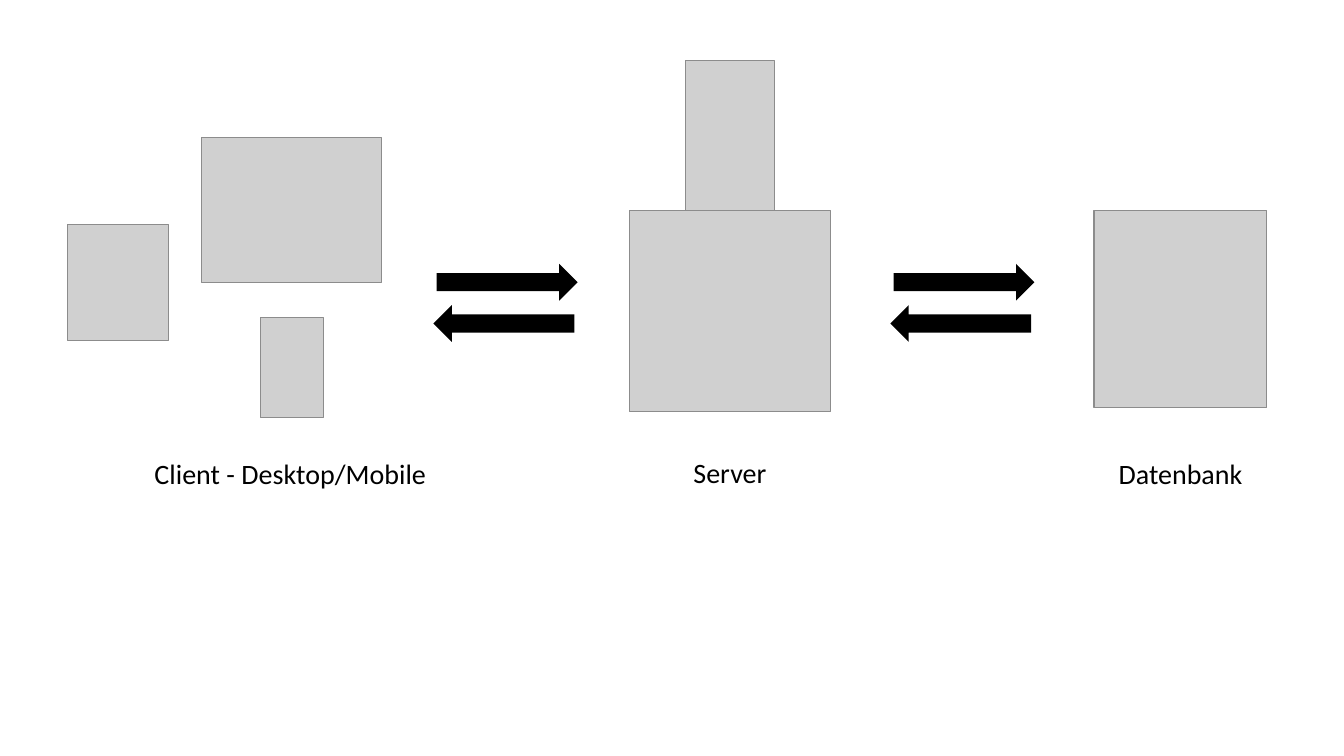
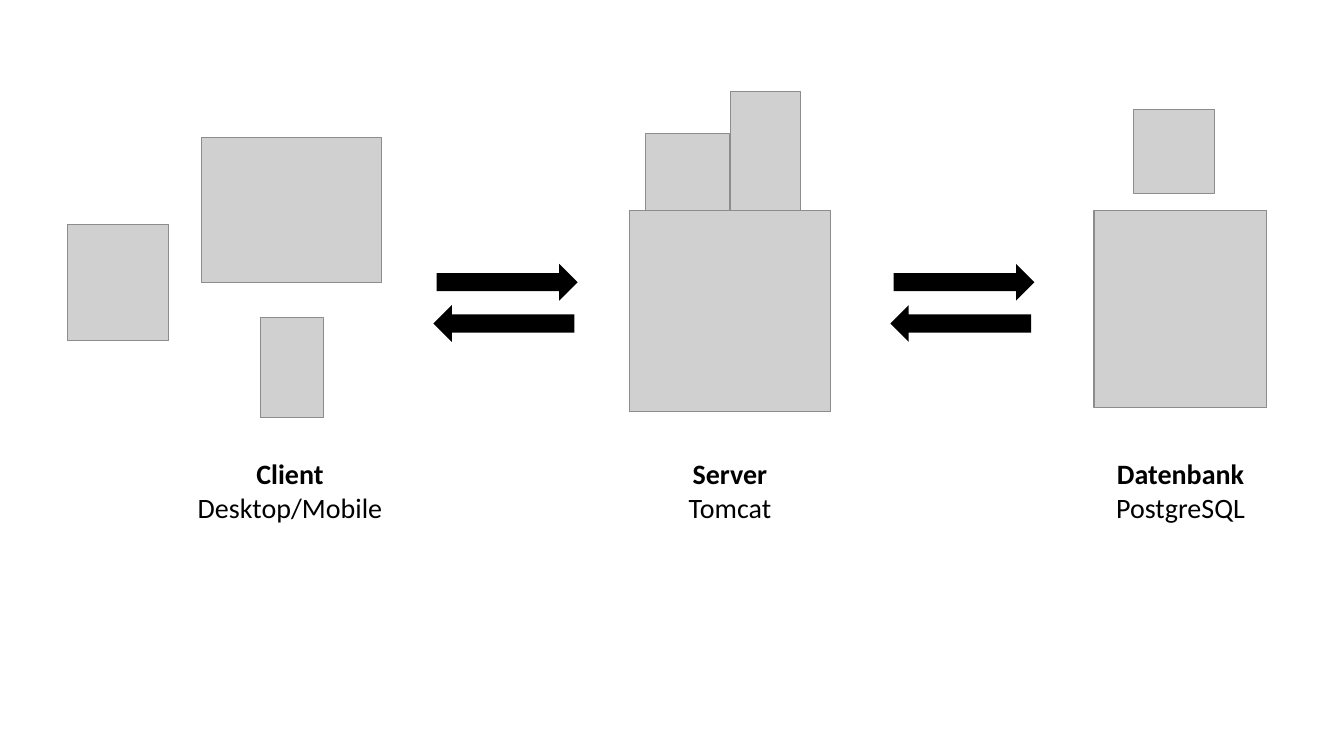
Before and after one commit to kosciste/smartervote, a slide deck: slide 1 of docs/architecture/architecture_overview.pptx. Drawn at 1344x756 pixels with LibreOffice and Linux fonts; fonts in the diff are those of the drawing; grey boxes stand for pictures. Boxes give left, top, right and bottom in pixels: in the first picture for what was removed or moved away, otherwise in the second. Text is boxed around its words. In the diff, an @@ line names an element or a change of style, - is before the commit and + after.

```diff
--- a/docs/architecture/architecture_overview.pptx
+++ b/docs/architecture/architecture_overview.pptx
@@ picture: place and size @@
-picture at [686,60,774,210]
+picture at [731,92,801,210]
@@ picture added at [1133,109,1215,194] @@
@@ picture added at [645,134,730,211] @@
@@ text at [198,464,382,523]: text changed @@
-Client - Desktop/Mobile
+Client
+Desktop/Mobile
@@ text at [693,465,768,485]: bold on in "Server" @@
@@ text at [1117,464,1244,485]: bold on in "Datenbank" @@
@@ text at [689,500,772,519]: paragraph added @@
+Tomcat
@@ text at [1116,500,1245,523]: paragraph added @@
+PostgreSQL
```
Also in this commit, not shown: 3 other files.
